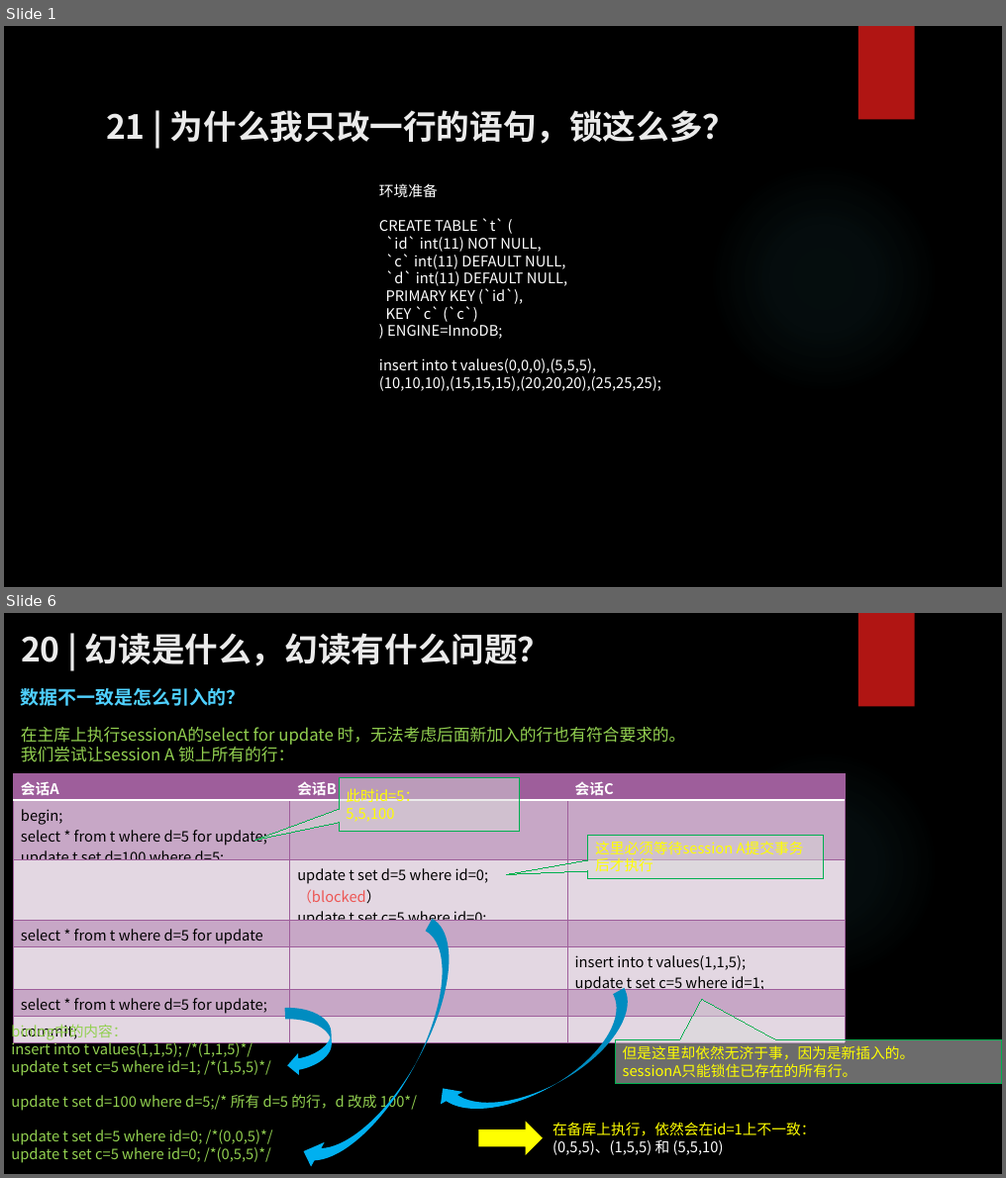
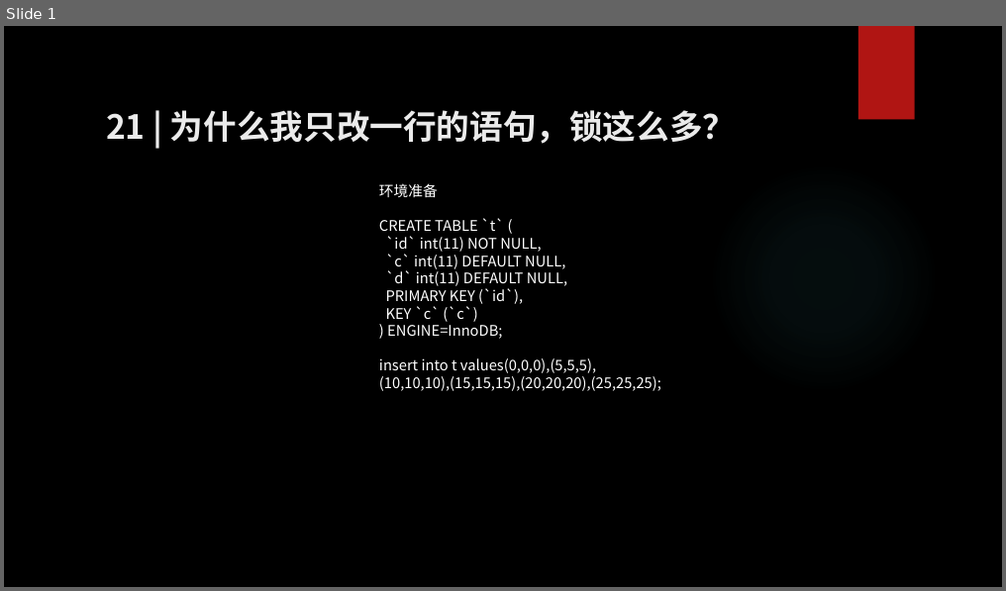
Before and after one commit to zhangkekf/reading-notes, a slide deck: MySQL实战/21为什么我只改一行的语句，锁这么多？.pptx. Shown one above the other, each under a label of ours: slides 1 and 6 before the commit, slide 1 after it; the slides between them are not shown. The pictures are 1006x1178 and 1006x591 pixels, drawn with LibreOffice and Linux fonts; fonts in the diff are those of the drawing; background and template pictures are left out. Boxes give left, top, right and bottom in pixels: in the first picture for what was removed or moved away, otherwise in the second. Text is boxed around its words. In the diff, an @@ line names an element or a change of style, - is before the commit and + after.

```diff
--- a/MySQL实战/21为什么我只改一行的语句，锁这么多？.pptx
+++ b/MySQL实战/21为什么我只改一行的语句，锁这么多？.pptx
@@ slide 6 removed at [4, 613, 1002, 1174], background picture (left out); not listed: 2 template elements that a slide beside it also shows @@
@@ title removed at [21, 633, 551, 666] @@
-20 | 幻读是什么，幻读有什么问题？
@@ text removed at [21, 688, 246, 706] @@
-数据不一致是怎么引入的？
@@ text removed at [21, 727, 686, 762] @@
-在主库上执行sessionA的select for update 时，无法考虑后面新加入的行也有符合要求的。
-我们尝试让session A 锁上所有的行：
@@ table removed at [13, 773, 844, 1045], 7 rows, 3 columns @@
-会话A | 会话B | 会话C
-begin; / select * from t where d=5 for update; / update t set d=100 where d=5; |  | 
- | update t set d=5 where id=0; / （blocked） / update t set c=5 where id=0; | 
-select * from t where d=5 for update |  | 
- |  | insert into t values(1,1,5); / update t set c=5 where id=1;
-select * from t where d=5 for update; |  | 
-commit; |  | 
@@ speech box removed at [339, 777, 519, 832] @@
-此时id=5：
-5,5,100
@@ speech box removed at [588, 836, 824, 878] @@
-这里必须等待session A提交事务后才执行
@@ curved left arrow removed at [297, 919, 481, 1174] @@
@@ speech box removed at [417, 931, 662, 984] @@
-某线程正在请求或者持有MDL写锁，把select语句堵住了。
@@ curved left arrow removed at [432, 988, 648, 1140] @@
@@ text removed at [11, 1023, 417, 1163] @@
-binlog中的内容：
-insert into t values(1,1,5); /*(1,1,5)*/
-update t set c=5 where id=1; /*(1,5,5)*/
-update t set d=100 where d=5;/* 所有 d=5 的行，d 改成 100*/
-update t set d=5 where id=0; /*(0,0,5)*/
-update t set c=5 where id=0; /*(0,5,5)*/
@@ curved left arrow removed at [285, 1006, 333, 1076] @@
@@ speech box removed at [616, 1041, 1002, 1084] @@
-但是这里却依然无济于事，因为是新插入的。
-sessionA只能锁住已存在的所有行。
@@ right arrow removed at [478, 1121, 543, 1156] @@
@@ text removed at [552, 1122, 815, 1156] @@
-在备库上执行，依然会在id=1上不一致：
-(0,5,5)、(1,5,5) 和 (5,5,10)
```
Also in this commit, not shown: 2 slides changed, 7 slides added, 6 other slides removed, 3 other files.
